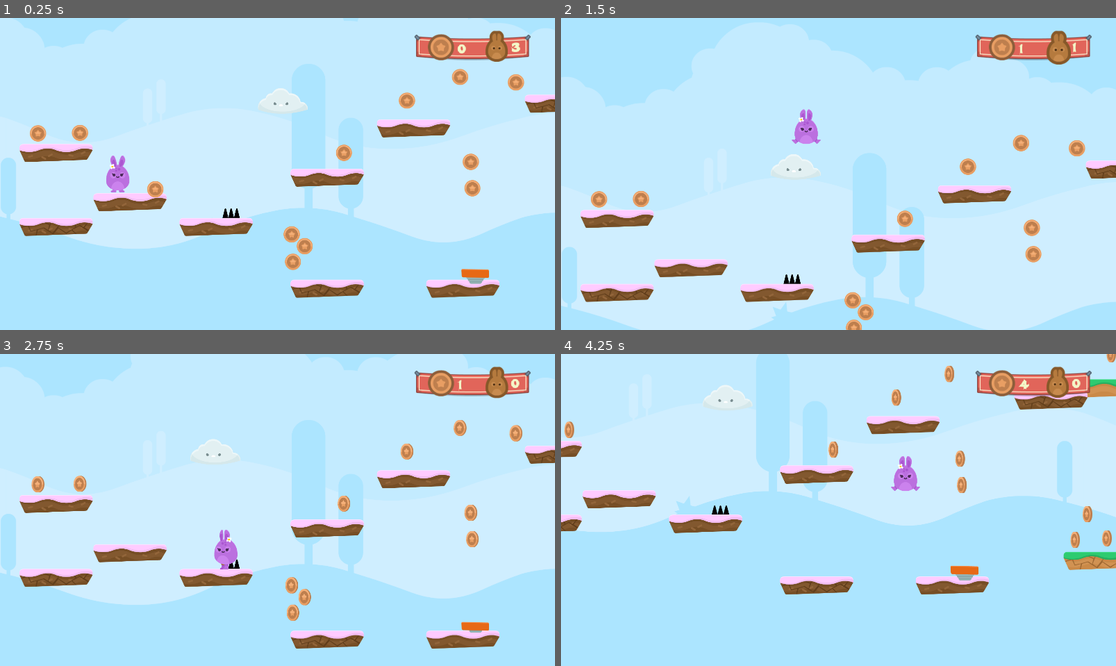
Above: before the commit, frames 1-4 (two rows, left to right).
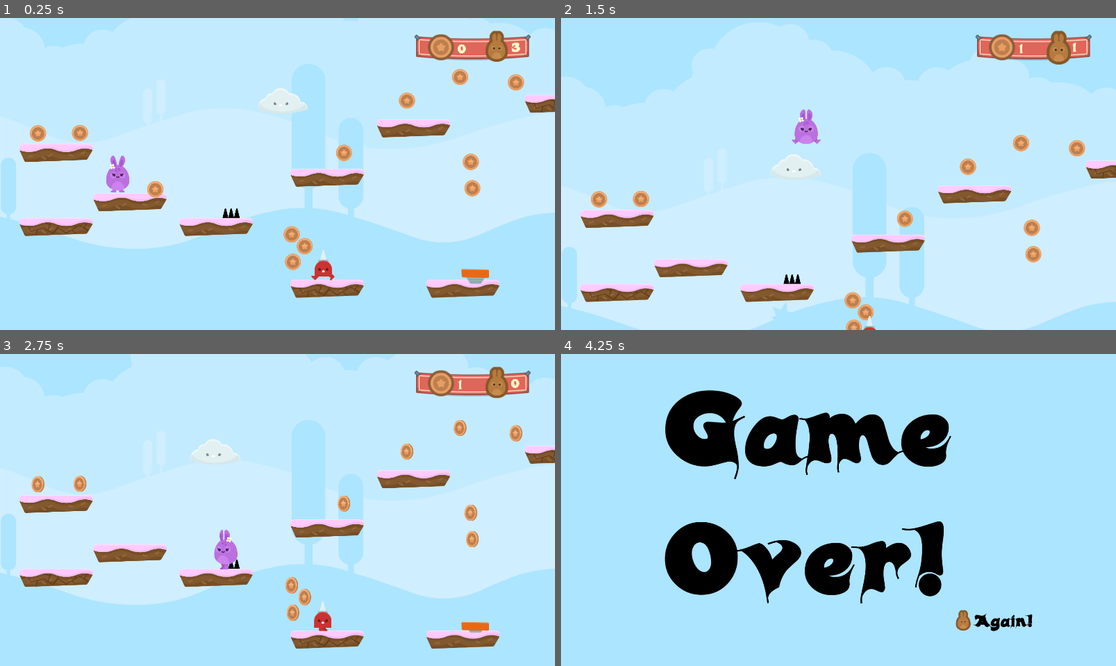
Above: after the commit, the same moments.

Repository: DiscoveringGodot/3_Hoppy_Days
Game: Godot game, scene res://Level 1.tscn
Same seed, same stepped clock (60 frames per second), same inputs: the game is played once before the commit and once after it.
Inputs:
- Up to frame 1 (0.25 s): no input
- Up to frame 2 (1.5 s): hold Right (ui_right) from 0.53 s (still down); tap Up (ui_up) at 0.77 s
- Up to frame 3 (2.75 s): tap Up (ui_up) at 1.52 s; release Right (ui_right) at 2.03 s; hold Left (ui_left) from 2.03 s (still down)
- Up to frame 4 (4.25 s): release Left (ui_left) at 2.78 s; hold Right (ui_right) from 2.78 s (still down); tap Up (ui_up) at 3.02, 3.77 s

The runs differ from the first frame. In frame 1, 0.2% of the frame differs, in the area x 56-61%, y 74-85%; in frame 2, less than 0.1%; in frame 3, 0.2%; in frame 4, 41%, in the area x 0-100%, y 0-89%.

Commit message:
Added Spikeman NPC behaviour

Diff:
--- a/Level 1.tscn
+++ b/Level 1.tscn
@@ -6,10 +6,11 @@
 [ext_resource path="res://SpikesTop.tscn" type="PackedScene" id=4]
 [ext_resource path="res://Coin.tscn" type="PackedScene" id=5]
 [ext_resource path="res://NPCs/NPC_Cloud.tscn" type="PackedScene" id=6]
-[ext_resource path="res://JumpPad.tscn" type="PackedScene" id=7]
-[ext_resource path="res://Portal.tscn" type="PackedScene" id=8]
-
-[node name="Level 1" type="Node2D"]
+[ext_resource path="res://NPCs/NPC_SpkieMan.tscn" type="PackedScene" id=7]
+[ext_resource path="res://JumpPad.tscn" type="PackedScene" id=8]
+[ext_resource path="res://Portal.tscn" type="PackedScene" id=9]
+
+[node name="Level 1" type="Node2D" index="0"]
 
 [node name="TileMap" type="TileMap" parent="." index="0"]
 
@@ -209,8 +210,6 @@
 
 [node name="NPCs" type="Node2D" parent="." index="4"]
 
-editor/display_folded = true
-
 [node name="NPC_Cloud" parent="NPCs" index="0" instance=ExtResource( 6 )]
 
 position = Vector2( 1417.37, -98.184 )
@@ -219,21 +218,29 @@
 
 position = Vector2( 3770.13, -587.711 )
 
+[node name="NPC_SpkieMan" parent="NPCs" index="2" instance=ExtResource( 7 )]
+
+position = Vector2( 1600.45, 755.259 )
+
+[node name="AnimatedSprite" parent="NPCs/NPC_SpkieMan/Area2D" index="1"]
+
+frame = 1
+
 [node name="JumpPads" type="Node2D" parent="." index="5"]
 
-[node name="JumpPad" parent="JumpPads" index="0" instance=ExtResource( 7 )]
+[node name="JumpPad" parent="JumpPads" index="0" instance=ExtResource( 8 )]
 
 position = Vector2( 2366.08, 813.406 )
 collision_layer = 2
 _sections_unfolded = [ "Collision" ]
 
-[node name="JumpPad2" parent="JumpPads" index="1" instance=ExtResource( 7 )]
+[node name="JumpPad2" parent="JumpPads" index="1" instance=ExtResource( 8 )]
 
 position = Vector2( 4423.5, 807.827 )
 collision_layer = 2
 _sections_unfolded = [ "Collision" ]
 
-[node name="Portal" parent="." index="6" instance=ExtResource( 8 )]
+[node name="Portal" parent="." index="6" instance=ExtResource( 9 )]
 
 position = Vector2( 7331.85, -95.6841 )
 
@@ -321,8 +328,13 @@
 
 [connection signal="Coin_Pickup" from="Coins/Coin38" to="Player" method="_on_Coin_Coin_Pickup"]
 
+[connection signal="body_shape_entered" from="NPCs/NPC_SpkieMan/Area2D" to="Player" method="take_damage"]
+
 [connection signal="body_shape_entered" from="JumpPads/JumpPad" to="Player" method="_on_JumpPad_body_shape_entered"]
 
 [connection signal="body_shape_entered" from="JumpPads/JumpPad2" to="Player" method="_on_JumpPad_body_shape_entered"]
 
 [connection signal="body_shape_entered" from="Portal" to="Player" method="_on_Portal_body_shape_entered"]
+
+
+[editable path="NPCs/NPC_SpkieMan"]
--- a/NPCs/NPC_SpkieMan.gd
+++ b/NPCs/NPC_SpkieMan.gd
@@ -1,6 +1,4 @@
-extends KinematicBody2D
-
-const SPEED = 350
+extends Node2D
 
 func _ready():
-	pass
+	$AnimationPlayer.play("Spikeman")
--- a/NPCs/NPC_SpkieMan.tscn
+++ b/NPCs/NPC_SpkieMan.tscn
@@ -1,15 +1,9 @@
-[gd_scene load_steps=4 format=2]
+[gd_scene load_steps=8 format=2]
 
-[ext_resource path="res://gfx/PNG/Enemies/spikeMan_stand.png" type="Texture" id=1]
-
-[sub_resource type="SpriteFrames" id=1]
-
-animations = [ {
-"frames": [ ExtResource( 1 ) ],
-"loop": true,
-"name": "default",
-"speed": 5.0
-} ]
+[ext_resource path="res://NPCs/NPC_SpkieMan.gd" type="Script" id=1]
+[ext_resource path="res://gfx/PNG/Enemies/spikeMan_walk1.png" type="Texture" id=2]
+[ext_resource path="res://gfx/PNG/Enemies/spikeMan_walk2.png" type="Texture" id=3]
+[ext_resource path="res://gfx/PNG/Enemies/spikeMan_stand.png" type="Texture" id=4]
 
 [sub_resource type="CapsuleShape2D" id=2]
 
@@ -17,27 +11,101 @@
 radius = 48.7309
 height = 31.3874
 
-[node name="NPC_SpkieMan" type="KinematicBody2D"]
+[sub_resource type="SpriteFrames" id=1]
 
-input_pickable = false
-collision_layer = 1
-collision_mask = 1
-collision/safe_margin = 0.08
+animations = [ {
+"frames": [ ExtResource( 2 ), ExtResource( 3 ) ],
+"loop": true,
+"name": "walk",
+"speed": 5.0
+}, {
+"frames": [ ExtResource( 4 ) ],
+"loop": true,
+"name": "stand",
+"speed": 5.0
+} ]
 
-[node name="AnimatedSprite" type="AnimatedSprite" parent="." index="0"]
+[sub_resource type="Animation" id=3]
 
-frames = SubResource( 1 )
-animation = "default"
+resource_name = "Spikeman"
+length = 6.0
+loop = true
+step = 0.1
+tracks/0/type = "value"
+tracks/0/path = NodePath("Area2D/AnimatedSprite:flip_h")
+tracks/0/interp = 1
+tracks/0/loop_wrap = true
+tracks/0/imported = false
+tracks/0/enabled = true
+tracks/0/keys = {
+"times": PoolRealArray( 0, 1.9, 2, 5, 6 ),
+"transitions": PoolRealArray( 1, 1, 1, 1, 1 ),
+"update": 1,
+"values": [ true, true, false, true, true ]
+}
+tracks/1/type = "value"
+tracks/1/path = NodePath("Area2D:position")
+tracks/1/interp = 1
+tracks/1/loop_wrap = true
+tracks/1/imported = false
+tracks/1/enabled = true
+tracks/1/keys = {
+"times": PoolRealArray( 0, 1, 2, 4, 5 ),
+"transitions": PoolRealArray( 1, 1, 1, 1, 1 ),
+"update": 0,
+"values": [ Vector2( 0, 0 ), Vector2( -100, 0 ), Vector2( -100, 0 ), Vector2( 100, 0 ), Vector2( 100, 0 ) ]
+}
+tracks/2/type = "value"
+tracks/2/path = NodePath("Area2D/AnimatedSprite:animation")
+tracks/2/interp = 1
+tracks/2/loop_wrap = true
+tracks/2/imported = false
+tracks/2/enabled = true
+tracks/2/keys = {
+"times": PoolRealArray( 0, 1, 2, 4, 5 ),
+"transitions": PoolRealArray( 1, 1, 1, 1, 1 ),
+"update": 1,
+"values": [ "walk", "stand", "walk", "stand", "walk" ]
+}
 
-[node name="CollisionShape2D" type="CollisionShape2D" parent="." index="1"]
+[node name="NPC_SpkieMan" type="Node2D"]
 
-visible = false
+position = Vector2( 77.3547, 0 )
+script = ExtResource( 1 )
+_sections_unfolded = [ "Transform" ]
+
+[node name="Area2D" type="Area2D" parent="." index="0"]
+
+input_pickable = true
+gravity_vec = Vector2( 0, 1 )
+gravity = 98.0
+linear_damp = 0.1
+angular_damp = 1.0
+audio_bus_override = false
+audio_bus_name = "Master"
+_sections_unfolded = [ "Transform" ]
+
+[node name="CollisionShape2D" type="CollisionShape2D" parent="Area2D" index="0"]
+
 position = Vector2( 0, 17.249 )
 shape = SubResource( 2 )
 
-[node name="RayCast2D" type="RayCast2D" parent="." index="2"]
+[node name="AnimatedSprite" type="AnimatedSprite" parent="Area2D" index="1"]
 
-enabled = true
-exclude_parent = true
-cast_to = Vector2( 0, -75 )
-collision_mask = 1
+frames = SubResource( 1 )
+animation = "walk"
+frame = 1
+playing = true
+flip_h = true
+_sections_unfolded = [ "Transform" ]
+
+[node name="AnimationPlayer" type="AnimationPlayer" parent="." index="1"]
+
+root_node = NodePath("..")
+autoplay = ""
+playback_process_mode = 1
+playback_default_blend_time = 0.0
+playback_speed = 1.0
+anims/Spikeman = SubResource( 3 )
+blend_times = [  ]
+_sections_unfolded = [ "Playback Options" ]
--- a/Portal.tscn
+++ b/Portal.tscn
@@ -68,7 +68,7 @@
 "values": [ Vector2( 1, 1 ), Vector2( 1.25, 0.75 ), Vector2( 1, 1 ) ]
 }
 
-[node name="Portal" type="Area2D"]
+[node name="Portal" type="Area2D" index="0"]
 
 input_pickable = true
 gravity_vec = Vector2( 0, 1 )
@@ -106,7 +106,7 @@
 
 [node name="Sprite" type="Sprite" parent="." index="1"]
 
-scale = Vector2( 1.13706, 0.862935 )
+scale = Vector2( 1.24947, 0.750531 )
 texture = ExtResource( 3 )
 _sections_unfolded = [ "Transform" ]
 
Not shown: 1 places in Level 1.tscn that only renumber resources
